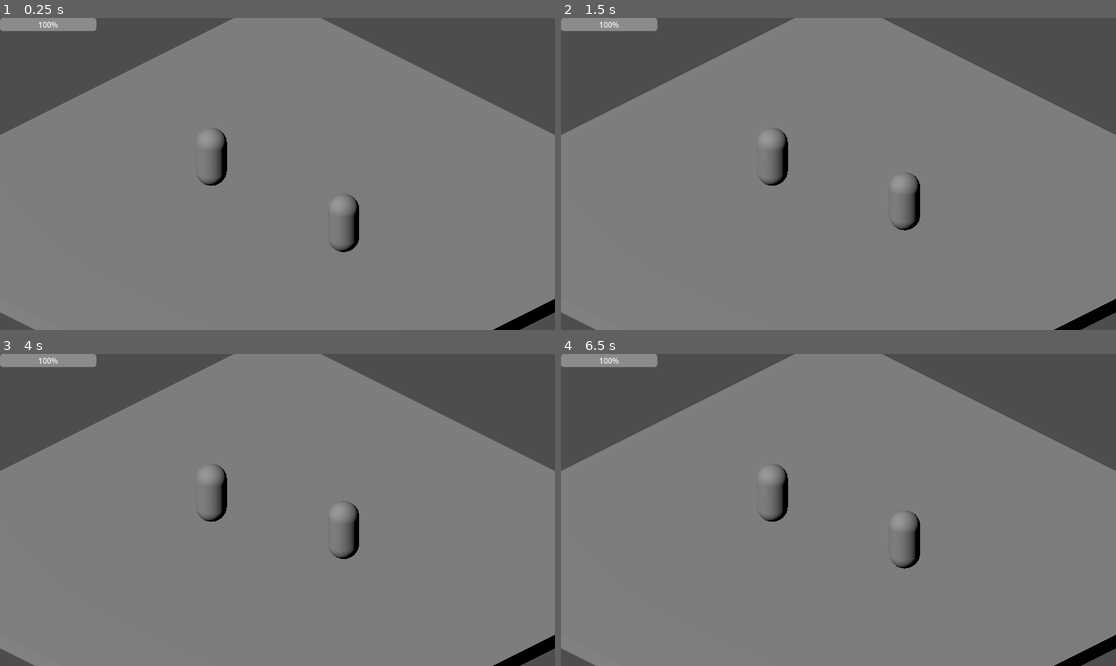
Above: before the commit, frames 1-4 (two rows, left to right).
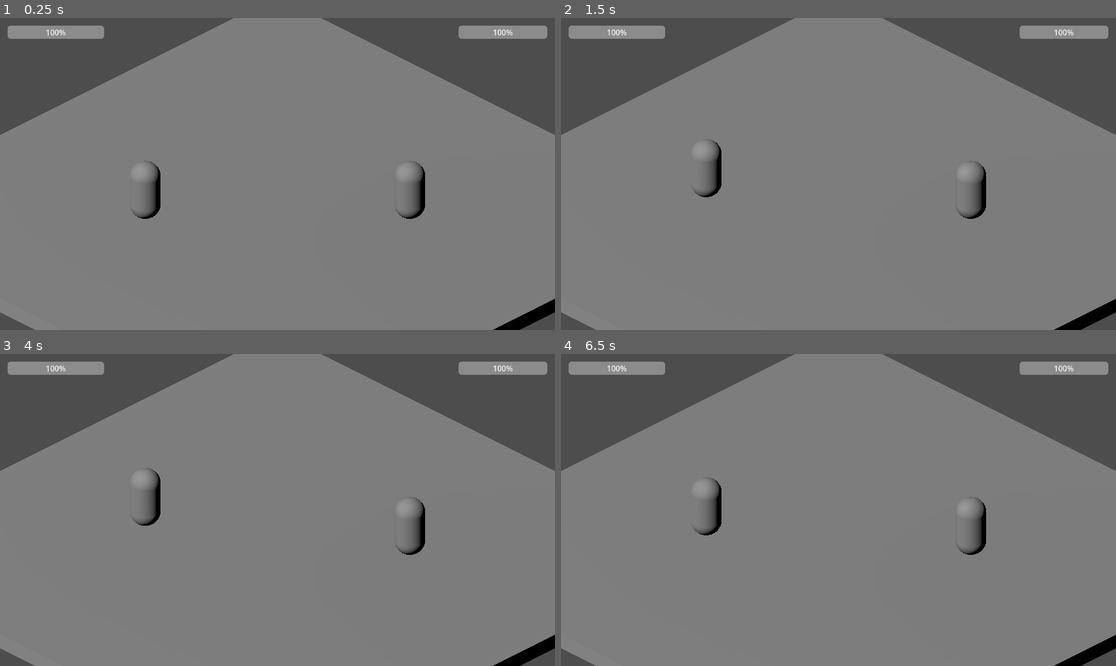
Above: after the commit, the same moments.

Repository: diodemusic/sonic-battle-2
Game: Godot game, scene res://stages/test_stage/test_stage.tscn
Two runs of this game, one before a commit and one after it. Both use one fixed random seed, a clock stepped at 60 frames per second and the inputs below.
Inputs:
- Up to frame 1 (0.25 s): no input
- Up to frame 2 (1.5 s): tap Enter at 0.5 s; tap Space at 1.25 s
- Up to frame 3 (4 s): tap Enter at 2.75 s; tap Space at 3.5 s
- Up to frame 4 (6.5 s): tap Enter at 5 s; tap Space at 5.75 s

The runs differ from the first frame. In frame 1, 3.1% of the frame differs, in the area x 0-99%, y 0-76%; in frame 2, 3.1%; in frame 3, 3.1%; in frame 4, 3.1%.

Commit message:
Add HUD and player health management scripts for HP changes

Diff:
--- /dev/null
+++ b/stages/test_stage/test_stage.gd
@@ -0,0 +1,6 @@
+extends Node3D
+
+
+func _ready() -> void:
+	$Player.hp_changed.connect($HUD._on_p1_hp_changed)
+	$Player2.hp_changed.connect($HUD._on_p2_hp_changed)
--- a/stages/test_stage/test_stage.tscn
+++ b/stages/test_stage/test_stage.tscn
@@ -1,6 +1,7 @@
 [gd_scene format=3 uid="uid://dviu3rgh7smq3"]
 
 [ext_resource type="PackedScene" uid="uid://c21dnetophj6f" path="res://player/player.tscn" id="1_11kma"]
+[ext_resource type="Script" uid="uid://dfgelrtxyhpky" path="res://stages/test_stage/test_stage.gd" id="1_25jh6"]
 [ext_resource type="PackedScene" uid="uid://despngvdr6aly" path="res://ui/hud.tscn" id="2_jijik"]
 
 [sub_resource type="BoxShape3D" id="BoxShape3D_11kma"]
@@ -10,6 +11,7 @@
 size = Vector3(20, 0.5, 20)
 
 [node name="World" type="Node3D" unique_id=170932729]
+script = ExtResource("1_25jh6")
 
 [node name="Camera3D" type="Camera3D" parent="." unique_id=1916525538]
 transform = Transform3D(0.7071068, -0.35355338, 0.61237246, 0, 0.8660254, 0.50000006, -0.7071068, -0.35355338, 0.61237246, 10, 10, 10)
@@ -20,10 +22,10 @@
 transform = Transform3D(1, 0, 0, 0, 0.70710677, 0.70710677, 0, -0.70710677, 0.70710677, 0, 16.02813, 0)
 
 [node name="Player" parent="." unique_id=1208118000 instance=ExtResource("1_11kma")]
-transform = Transform3D(1, 0, 0, 0, 1, 0, 0, 0, 1, 3, 1.25, 0)
+transform = Transform3D(1, 0, 0, 0, 1, 0, 0, 0, 1, -3, 1.25, 3)
 
 [node name="Player2" parent="." unique_id=2036569454 instance=ExtResource("1_11kma")]
-transform = Transform3D(1, 0, 0, 0, 1, 0, 0, 0, 1, -3, 1.25, 0)
+transform = Transform3D(1, 0, 0, 0, 1, 0, 0, 0, 1, 3, 1.25, -3)
 input_prefix = "p2_"
 
 [node name="Floor" type="StaticBody3D" parent="." unique_id=2017792861]
--- /dev/null
+++ b/ui/hud.gd
@@ -0,0 +1,8 @@
+extends CanvasLayer
+
+
+func _on_p1_hp_changed(hp: int) -> void:
+	$P1HealthBar.value = hp
+
+func _on_p2_hp_changed(hp: int) -> void:
+	$P2HealthBar.value = hp
--- a/ui/hud.tscn
+++ b/ui/hud.tscn
@@ -1,9 +1,24 @@
 [gd_scene format=3 uid="uid://despngvdr6aly"]
 
+[ext_resource type="Script" uid="uid://cqkj0qfs27o5u" path="res://ui/hud.gd" id="1_rbyyf"]
+
 [node name="HUD" type="CanvasLayer" unique_id=1437711225]
+script = ExtResource("1_rbyyf")
 
 [node name="P1HealthBar" type="ProgressBar" parent="." unique_id=1155997823]
-custom_minimum_size = Vector2(200, 24)
-offset_right = 4.0
-offset_bottom = 27.0
+offset_left = 16.0
+offset_top = 16.0
+offset_right = 216.0
+offset_bottom = 43.0
 value = 100.0
+
+[node name="P2HealthBar" type="ProgressBar" parent="." unique_id=232846884]
+anchors_preset = 1
+anchor_left = 1.0
+anchor_right = 1.0
+offset_left = -200.0
+offset_top = 16.0
+offset_right = -16.0
+offset_bottom = 43.0
+grow_horizontal = 0
+value = 100.0
Not shown, added: stages/test_stage/test_stage.gd.uid
Not shown, added: ui/hud.gd.uid
